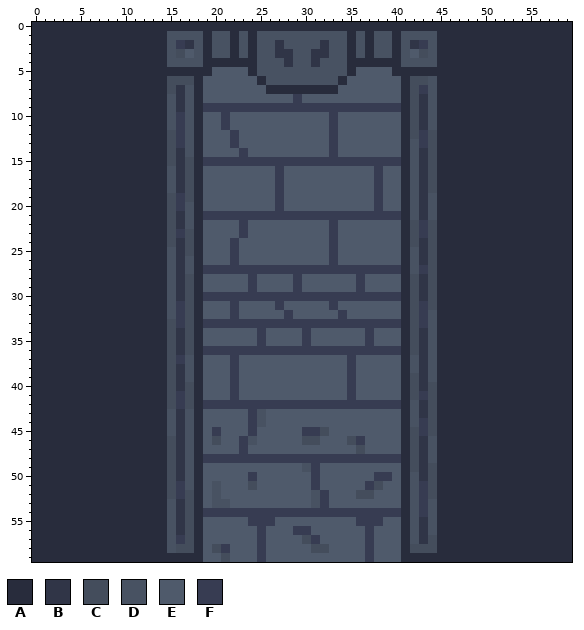
A pixel-art file gets an edit: Assets/Textures/3x6Wall.aseprite. Above, as it was before the edit.
60x60 pixels, 1 frame. Colours within 5 levels of each other are drawn and written as one.
Palette (. is transparent): A #282c3c  B #303547  C #444d5c  D #485262  E #4f5a6b  F #373c52
The same view after the edit:
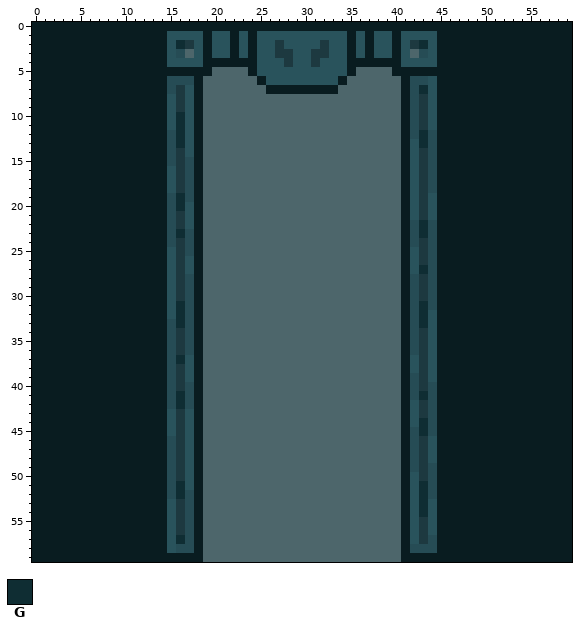
Colours new in this view: G #0f2d33
The exact change:
colour A: #282c3c -> #091c20
colour B: #303547 -> #1d3940
colour C: #444d5c -> #264c55
colour D: #485262 -> #29535c
colour E: #4f5a6b -> #4d666b
y 2: x 16 F -> G; x 43 F -> G
y 7: x 43 F -> G
y 8: x 29 F -> E
y 9: x 19..40 FFFFFFFFFFFFFFFFFFFFFF -> EEEEEEEEEEEEEEEEEEEEEE
y 10..11: x 16 F -> G; x 21 F -> E; x 33 F -> E
y 12..13: x 16 F -> G; x 22 F -> E; x 33 F -> E; x 43 F -> G
y 14: x 23 F -> E; x 33 F -> E
y 15: x 19..40 FFFFFFFFFFFFFFFFFFFFFF -> EEEEEEEEEEEEEEEEEEEEEE
y 16..18: x 27 F -> E; x 38 F -> E
y 19..20: x 16 F -> G; x 27 F -> E; x 38 F -> E
y 21: x 19..40 FFFFFFFFFFFFFFFFFFFFFF -> EEEEEEEEEEEEEEEEEEEEEE
y 22: x 23 F -> E; x 33 F -> E; x 43 F -> G
y 23: x 16 F -> G; x 23 F -> E; x 33 F -> E; x 43 F -> G
y 24..26: x 22 F -> E; x 33 F -> E
y 27: x 19..40 FFFFFFFFFFFFFFFFFFFFFF -> EEEEEEEEEEEEEEEEEEEEEE; x 43 F -> G
y 28..29: x 24 F -> E; x 29 F -> E; x 36 F -> E
y 30: x 19..40 FFFFFFFFFFFFFFFFFFFFFF -> EEEEEEEEEEEEEEEEEEEEEE
y 31: x 16 F -> G; x 22 F -> E; x 27 F -> E; x 33 F -> E; x 43 F -> G
y 32: x 16 F -> G; x 22 F -> E; x 28 F -> E; x 34 F -> E; x 43 F -> G
y 33: x 16 F -> G; x 19..40 FFFFFFFFFFFFFFFFFFFFFF -> EEEEEEEEEEEEEEEEEEEEEE; x 43 F -> G
y 34..35: x 25 F -> E; x 30 F -> E; x 37 F -> E
y 36: x 19..40 FFFFFFFFFFFFFFFFFFFFFF -> EEEEEEEEEEEEEEEEEEEEEE
y 37: x 16 F -> G; x 22 F -> E; x 35 F -> E
y 38..40: x 22 F -> E; x 35 F -> E
y 41: x 16 F -> G; x 22 F -> E; x 35 F -> E; x 43 F -> G
y 42: x 16 F -> G; x 19..40 FFFFFFFFFFFFFFFFFFFFFF -> EEEEEEEEEEEEEEEEEEEEEE
y 43: x 24..25 FD -> EE
y 44: x 24..25 FD -> EE; x 43 F -> G
y 45: x 20 F -> E; x 24 F -> E; x 30..32 FFC -> EEE; x 43 F -> G
y 46: x 20 C -> E; x 23..24 FD -> EE; x 30..31 CC -> EE; x 35..36 CF -> EE
y 47: x 23 F -> E; x 36 C -> E
y 48: x 19..40 FFFFFFFFFFFFFFFFFFFFFF -> EEEEEEEEEEEEEEEEEEEEEE
y 49: x 30..31 DF -> EE
y 50: x 24 F -> E; x 31 F -> E; x 38..39 FF -> EE
y 51: x 16 F -> G; x 20 D -> E; x 24 C -> E; x 31 F -> E; x 37..38 FC -> EE; x 43 F -> G
y 52: x 16 F -> G; x 20 D -> E; x 31..32 DF -> EE; x 36..37 CC -> EE; x 43 F -> G
y 53: x 20..21 DD -> EE; x 31..32 DF -> EE; x 43 F -> G
y 54: x 19..40 FFFFFFFFFFFFFFFFFFFFFF -> EEEEEEEEEEEEEEEEEEEEEE; x 43 F -> G
y 55: x 24..26 FFF -> EEE; x 36..38 FFF -> EEE
y 56: x 25 F -> E; x 29..30 FF -> EE; x 37 F -> E
y 57: x 16 F -> G; x 25 F -> E; x 30..31 CF -> EE; x 37 F -> E
y 58: x 20..21 CF -> EE; x 25 F -> E; x 31..32 CC -> EE; x 37 F -> E
y 59: x 21 C -> E; x 25 F -> E; x 37 F -> E
Pixel boxes of the changes (left, top, right, bottom) in both pictures:
changed: (32, 22, 572, 562)
